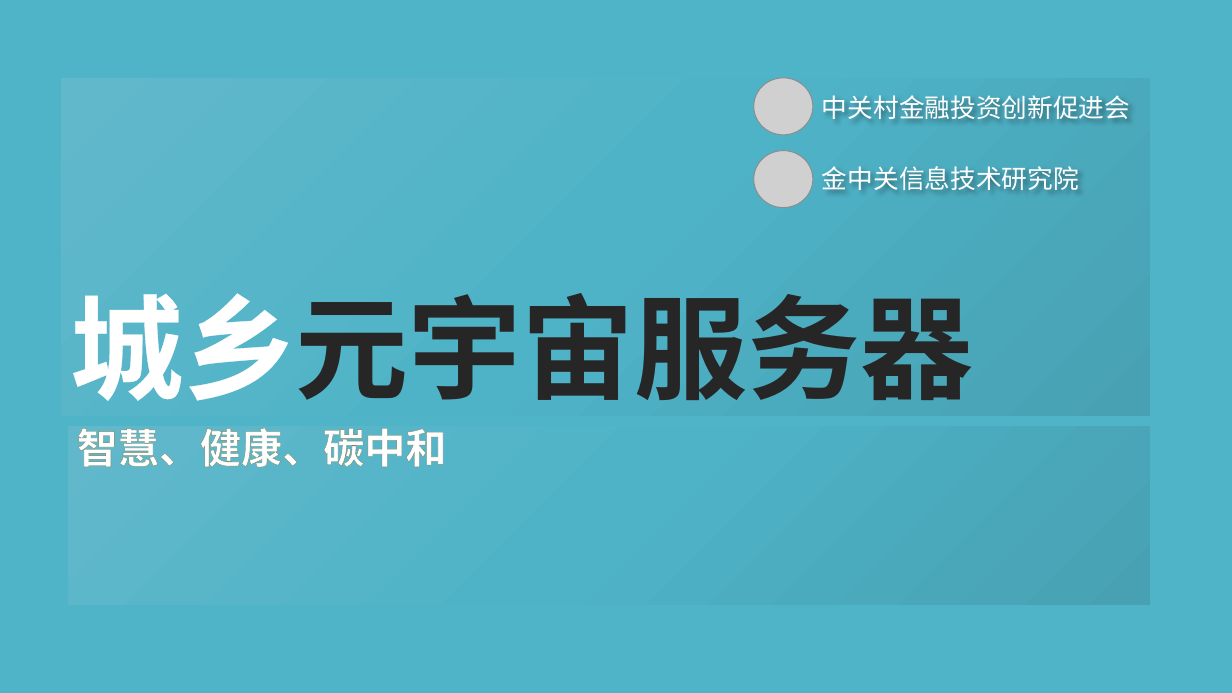
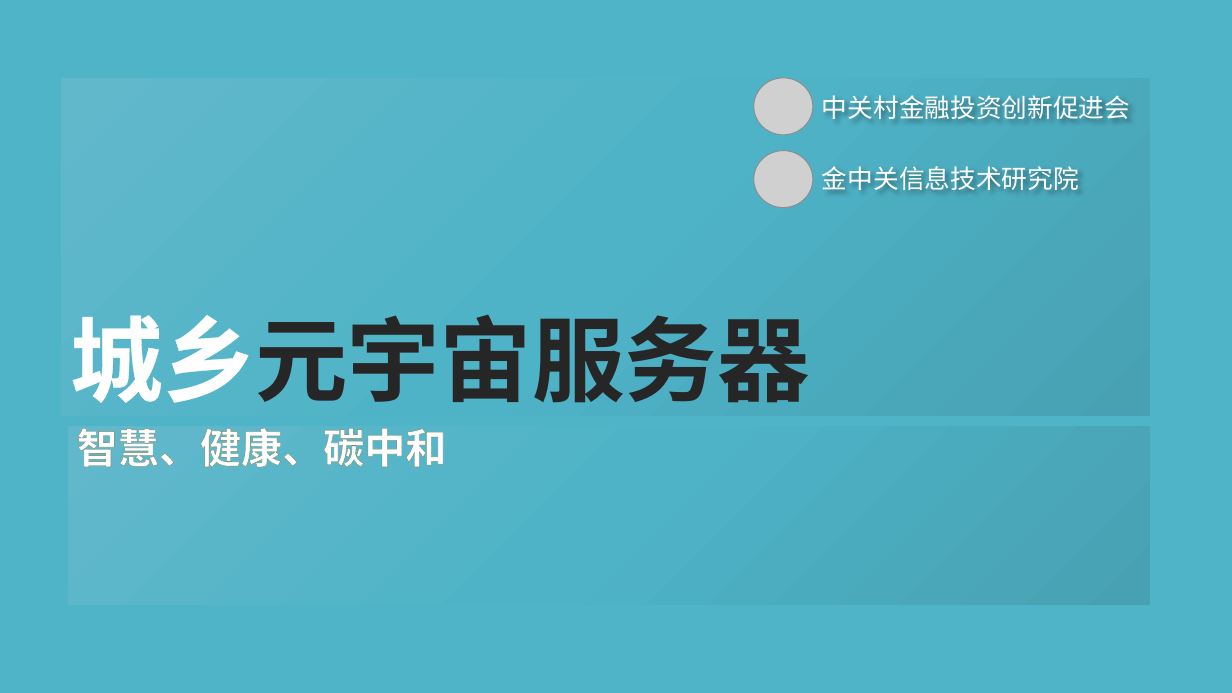
Before and after one commit to calcyu/chainway, a slide deck: slide 1 of Docs/城乡元宇宙服务器.pptx. Drawn at 1232x693 pixels with LibreOffice and Linux fonts; fonts in the diff are those of the drawing; grey boxes stand for pictures. Boxes give left, top, right and bottom in pixels: in the first picture for what was removed or moved away, otherwise in the second. Text is boxed around its words. In the diff, an @@ line names an element or a change of style, - is before the commit and + after.

```diff
--- a/Docs/城乡元宇宙服务器.pptx
+++ b/Docs/城乡元宇宙服务器.pptx
@@ title "城乡元宇宙服务器" at [61,78,1151,417]: size 88 to 72 pt @@
```
Also in this commit, not shown: 7 other slides changed, 1 slide added, 3 slides removed, 13 other files.
